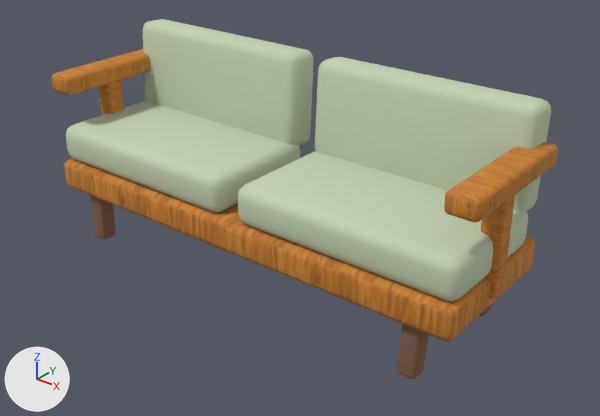
Before and after pictures for a commit that changed the glTF model public/models/furniture/midcentury-sofa.glb.
Both versions are drawn from a 50 mm camera at (1.94, -2.28, 1.73) aimed at (0.11, 0.01, 0.31). Arrows for +X, +Y and +Z are at lower left; the lights stay in place. The first picture is the older version. Vertices at exactly the same position are counted once.

Names of what the first picture shows: 'midcentury-sofa'.
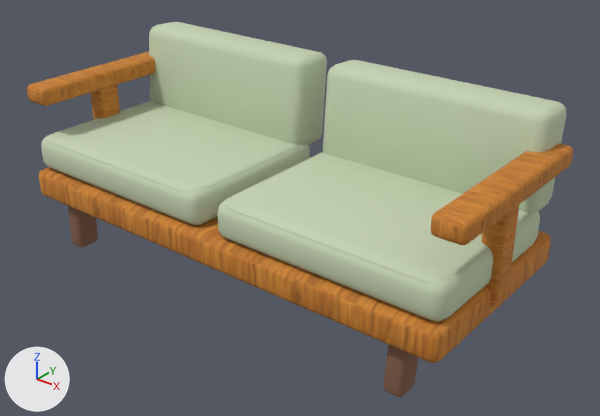
The change in detail:
Material 'tailored-tone-on-tone-stitch' (mat_tailored_tone_on_tone_stitch) is new.
Its base color is (0.46, 0.49, 0.34) (grey #b5ba9e).
Its roughness is 0.99.
Material 'joinery-aged-brass' (mat_joinery_aged_brass) is new.
Its base color is (0.41, 0.29, 0.13) (brown #ac9365).
Its metallic is 0.35.
Its roughness is 0.66.
me_cube_013 is used by ob_midcentury_sofa; location (0.0, 0.0, 0.28).
me_cube_013 had 1248 vertices, 2444 faces and spanned x -1.0..1.0, y -0.31..0.33, z -0.28..0.58.
me_cube_013 now has 1620 vertices, 3156 faces and spans x -1.02..1.02, y -0.43..0.43, z 0.0..0.83.
me_cube_013 part 1: the loose piece of 96 vertices spanning x -0.96..0.96, y -0.31..0.31, z -0.06..0.06 is scaled about its middle by (1.02, 1.35, 0.962), then moved by (0.0, -0.01, 0.27).
me_cube_013 part 2: the loose piece of 96 vertices spanning x -0.98..-0.9, y -0.06..0.02, z -0.02..0.41 is scaled about its middle by (1.02, 1.35, 0.962), then moved by (-0.02, -0.02, 0.26).
me_cube_013 part 3: the loose piece of 96 vertices spanning x 0.88..1.0, y -0.28..0.28, z 0.36..0.44 is scaled about its middle by (1.02, 1.35, 0.962), then moved by (-1.91, -0.01, 0.26).
me_cube_013 part 4: the loose piece of 96 vertices spanning x 0.9..0.98, y -0.06..0.02, z -0.02..0.41 is scaled about its middle by (1.02, 1.35, 0.962), then moved by (0.02, -0.02, 0.26).
me_cube_013 part 5: the loose piece of 96 vertices spanning x -0.84..-0.76, y -0.28..-0.2, z -0.28..0.02 is scaled about its middle by (1.02, 1.35, 0.962), then moved by (-0.02, -0.1, 0.28).
me_cube_013 part 6: the loose piece of 96 vertices spanning x 0.76..0.84, y -0.28..-0.2, z -0.28..0.02 is scaled about its middle by (1.02, 1.35, 0.962), then moved by (0.02, -0.1, 0.28).
me_cube_013 part 7: the loose piece of 96 vertices spanning x -0.95..-0.05, y 0.15..0.33, z 0.18..0.58 is scaled about its middle by (1.02, 1.35, 0.962), then moved by (-0.01, 0.07, 0.26).
me_cube_013 part 8: the loose piece of 96 vertices spanning x 0.04..0.96, y -0.29..0.23, z 0.06..0.22 is scaled about its middle by (1.01, 1.35, 0.962), then moved by (0.01, -0.02, 0.27).
me_cube_013 part 9: the loose piece of 96 vertices spanning x 0.05..0.95, y 0.15..0.33, z 0.18..0.58 is scaled about its middle by (1.02, 1.35, 0.962), then moved by (0.01, 0.07, 0.26).
me_cube_013 part 10: the loose piece of 96 vertices spanning x -0.96..-0.04, y -0.29..0.23, z 0.06..0.22 is deleted.
me_cube_013 part 11: 3 vertices moved within x -0.98..0.83, y 0.27, z 0.01..0.44; 285 vertices removed from x -1.0..0.84, y -0.28..0.28, z -0.28..0.44; 753 vertices added at x -0.98..1.02, y -0.41..0.37, z 0.0..0.69.
me_cube_013 gains material mat_joinery_aged_brass (brown #ac9365).
me_cube_013 gains material mat_tailored_tone_on_tone_stitch (grey #b5ba9e).
Object 'midcentury-sofa' (ob_midcentury_sofa) moves from (0.0, 0.0, 0.28) to (0.0, 0.0, 0.0).

Changed parts and their boxes [x1, y1, x2, y2] in the pictures (600 x 416 px; the box of a moved part takes in the faces that stretch with it):
'midcentury-sofa', reshaped, moved (8% wider): before [51, 19, 558, 379]; after [27, 22, 573, 397]
part 1 of me_cube_013, moved or reshaped: before [64, 158, 535, 341]; after [39, 167, 551, 363]
part 2 of me_cube_013, moved or reshaped: before [99, 80, 124, 115]; after [91, 85, 120, 119]
part 3 of me_cube_013, moved or reshaped: before [444, 142, 558, 222]; after [27, 51, 155, 106]
part 4 of me_cube_013, moved or reshaped: before [481, 195, 515, 298]; after [481, 205, 519, 307]
part 5 of me_cube_013, moved or reshaped: before [91, 196, 116, 239]; after [68, 206, 98, 247]
part 6 of me_cube_013, moved or reshaped: before [397, 324, 429, 379]; after [383, 345, 418, 397]
part 7 of me_cube_013, moved or reshaped: before [142, 19, 314, 146]; after [149, 22, 327, 145]
part 8 of me_cube_013, moved or reshaped: before [238, 151, 528, 301]; after [218, 152, 540, 322]
part 9 of me_cube_013, moved or reshaped: before [315, 57, 551, 212]; after [323, 60, 567, 213]
part 10 of me_cube_013, deleted: before [66, 101, 300, 212]
part 11 of me_cube_013, reshaped (mostly hidden before): before [51, 49, 492, 316]; after [41, 92, 573, 309]
